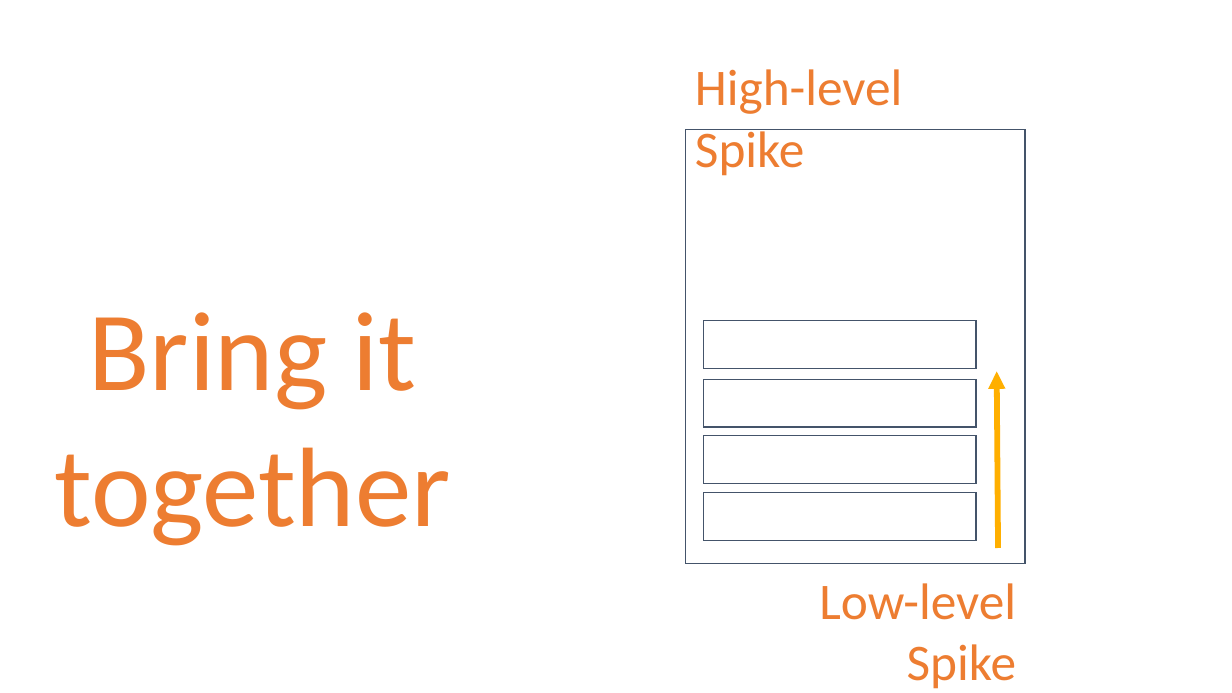
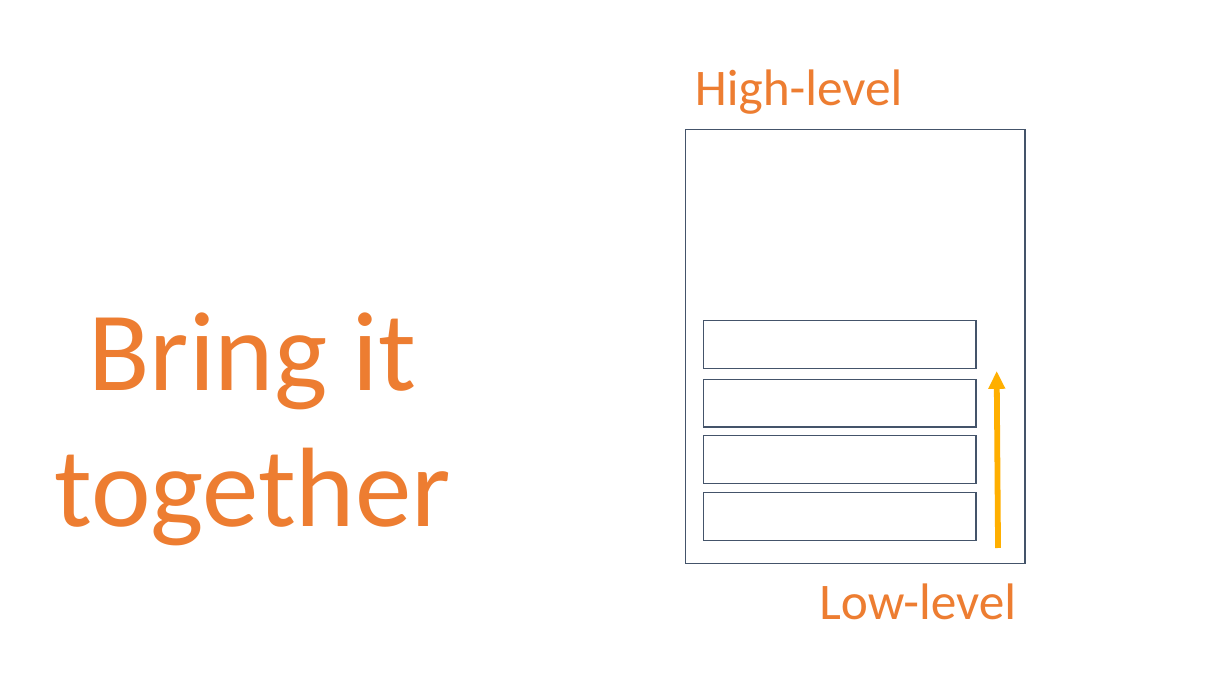
Before and after one commit to danielmarbach/RearchitectTowardsAsyncAwait, a slide deck: slide 50 of presentation.pptx (slide 49 before the commit). Drawn at 1232x693 pixels with LibreOffice and Linux fonts; fonts in the diff are those of the drawing. Boxes give left, top, right and bottom in pixels: in the first picture for what was removed or moved away, otherwise in the second. Text is boxed around its words. In the diff, an @@ line names an element or a change of style, - is before the commit and + after.

```diff
--- a/presentation.pptx
+++ b/presentation.pptx
@@ text at (695,69,902,114): text changed @@
-High-level Spike
+High-level
@@ text at (819,583,1016,620): text changed @@
-Low-level Spike
+Low-level
```
Also in this commit, not shown: 2 other slides changed, 1 slide added, 1 slide removed.
